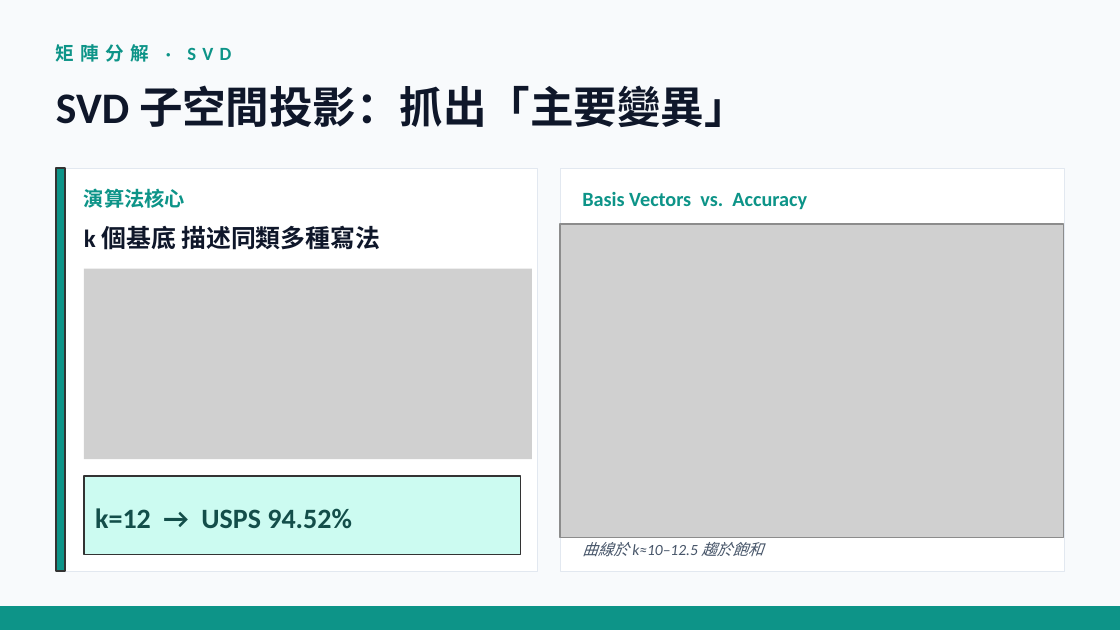
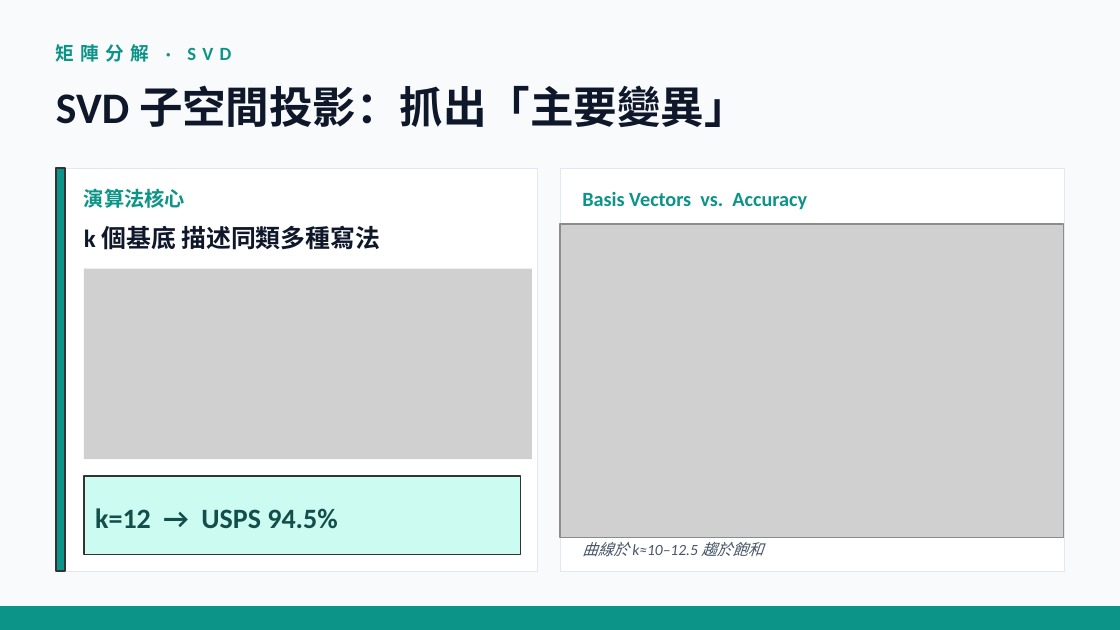
Before and after one commit to ericadgjl-huang/Handwriting_Recognition, a slide deck: slide 5 of hw2_handwriting 簡報.pptx. Drawn at 1120x630 pixels with LibreOffice and Linux fonts; fonts in the diff are those of the drawing; grey boxes stand for pictures. Boxes give left, top, right and bottom in pixels: in the first picture for what was removed or moved away, otherwise in the second. Text is boxed around its words. In the diff, an @@ line names an element or a change of style, - is before the commit and + after.

```diff
--- a/hw2_handwriting 簡報.pptx
+++ b/hw2_handwriting 簡報.pptx
@@ text at bbox=[95, 508, 337, 528]: text changed @@
-k=12 → USPS 94.52%
+k=12 → USPS 94.5%
```
Also in this commit, not shown: 6 other slides changed, 1 other file.
